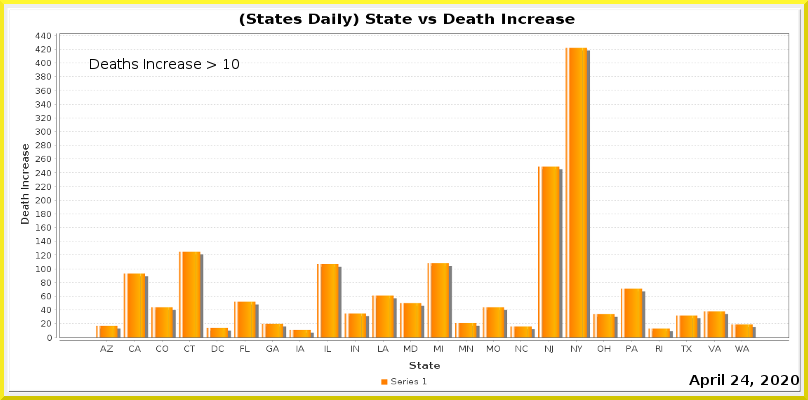
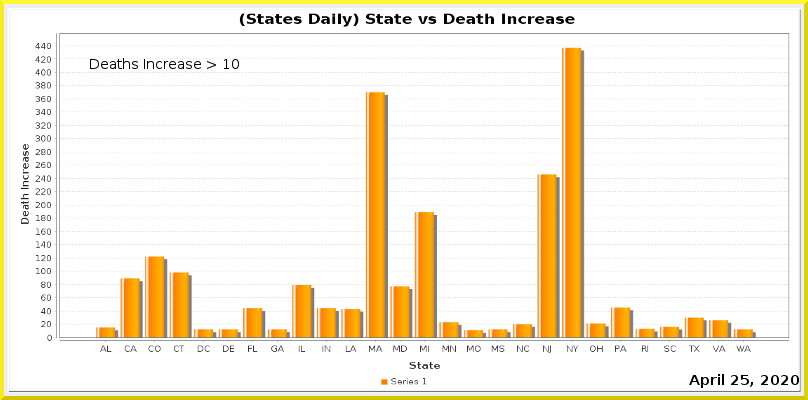
Before/after of a 808 × 400 layered artwork. What changed in the layer stack:
painted on "Current Date" over [741,375,749,385]
painted on "Date_vs_TestIncrease.png" over [35,32,789,353]
